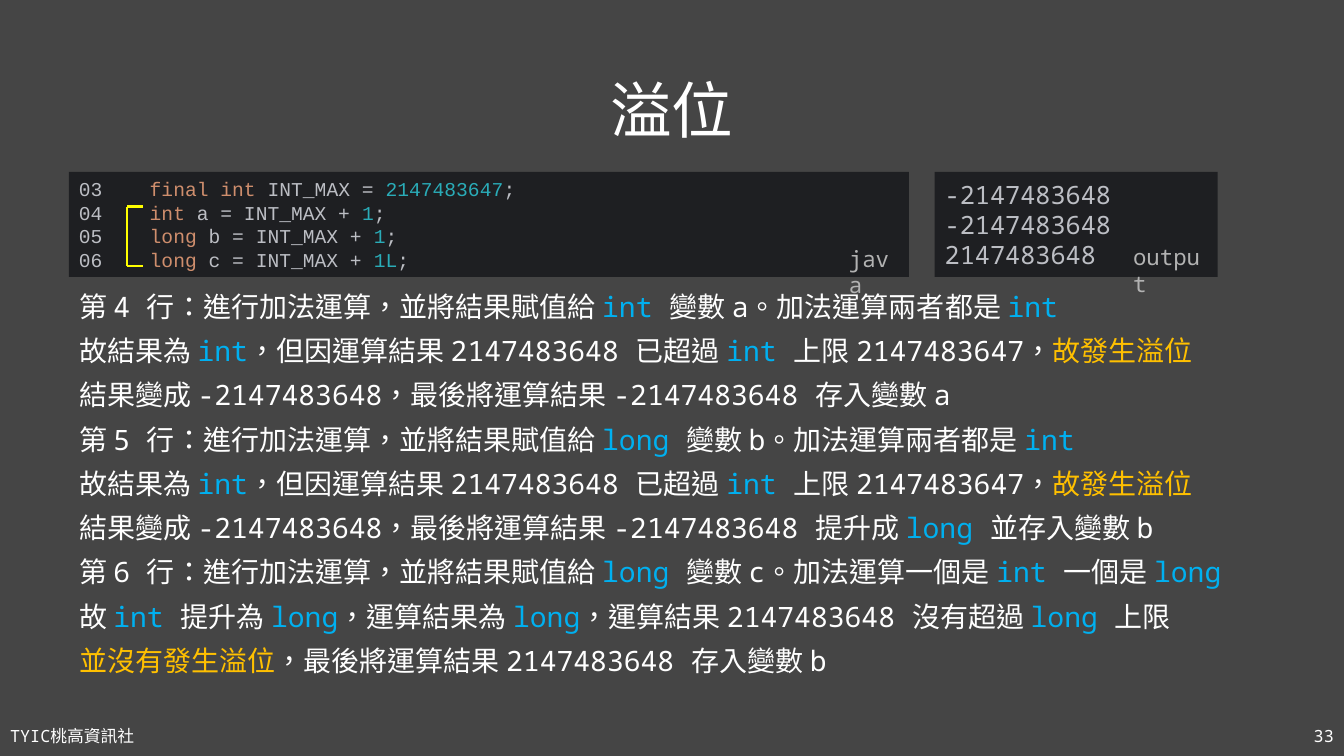
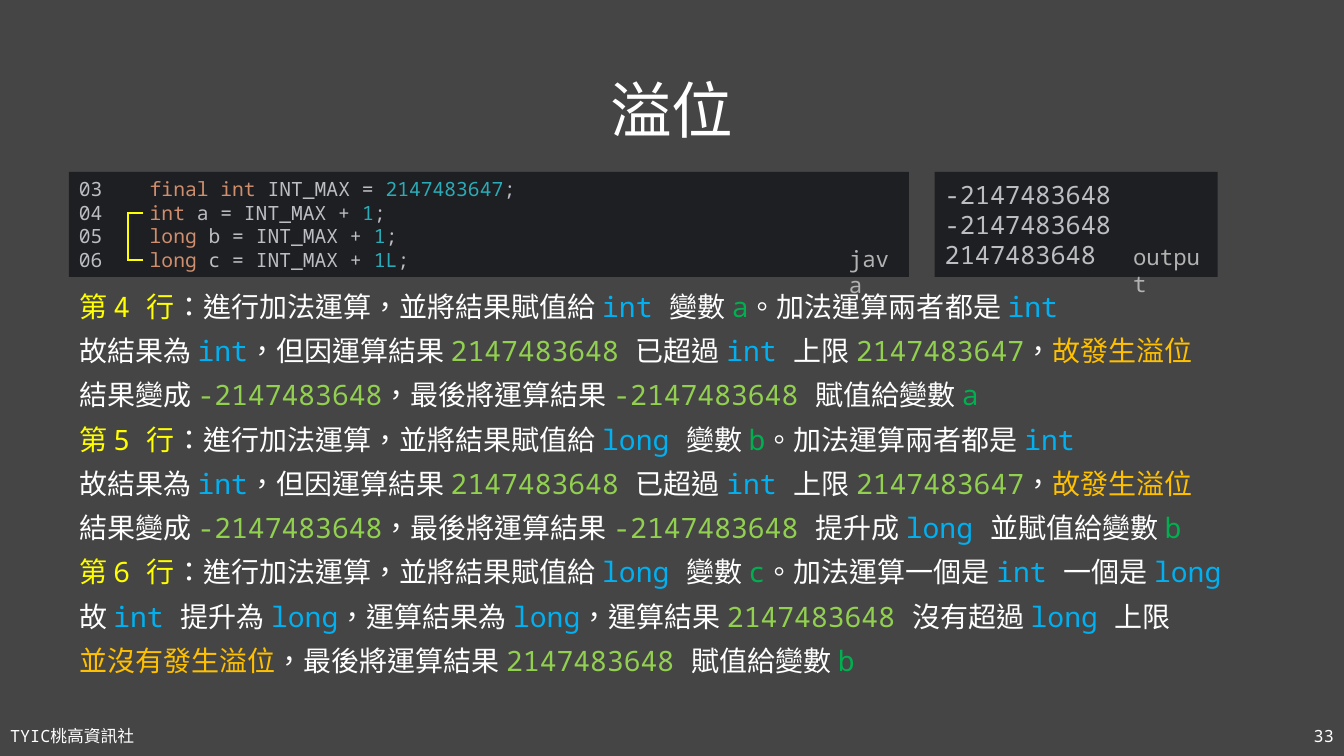
Before and after one commit to TYSHIC/slides, a slide deck: slide 33 of powerpoint/04_初探Java.pptx. Drawn at 1344x756 pixels with LibreOffice and Linux fonts; fonts in the diff are those of the drawing. Boxes give left, top, right and bottom in pixels: in the first picture for what was removed or moved away, otherwise in the second. Text is boxed around its words. In the diff, an @@ line names an element or a change of style, - is before the commit and + after.

```diff
--- a/powerpoint/04_初探Java.pptx
+++ b/powerpoint/04_初探Java.pptx
@@ rectangle "03 final int INT_MAX = ..." at [69,171,908,276]: font Courier New to Noto Sans Mono @@
@@ line moved from (143, 207) - (127, 207) to (143, 213) - (127, 213) @@
@@ line moved from (127, 207) - (127, 266) to (128, 213) - (128, 260) @@
@@ line moved from (143, 266) - (127, 266) to (143, 260) - (127, 260) @@
@@ text at [79,290,1221,634]: text colour #FFFFFF to #FFFF00 in "第 4 行：進行加法運算，並將結果賦值給", "第 5 行：進行加法運算，並將結果賦值給", "第 6 行：進行加法運算，並將結果賦值給"; text colour #FFFFFF to #00B050 in "a。加法運算兩者都是", "b。加法運算兩者都是", "c。加法運算一個是"; text colour #FFFFFF to #92D050 in "2147483648 2147483647，故發生溢位", "2147483648 2147483647，故發生溢位", "2147483648" @@
@@ text at [79,381,979,408]: text changed; text colour #FFFFFF to #92D050 @@
-結果變成 -2147483648，最後將運算結果 -2147483648 存入變數 a
+結果變成 -2147483648，最後將運算結果 -2147483648 賦值給變數 a
@@ text at [79,514,1182,545]: text changed; text colour #FFFFFF to #92D050 @@
-結果變成 -2147483648，最後將運算結果 -2147483648 提升成 long 並存入變數 b
+結果變成 -2147483648，最後將運算結果 -2147483648 提升成 long 並賦值給變數 b
@@ text at [79,647,855,674]: text changed @@
-並沒有發生溢位，最後將運算結果 2147483648 存入變數 b
+並沒有發生溢位，最後將運算結果 2147483648 賦值給變數 b
```
Also in this commit, not shown: 31 other slides changed, 18 other files.
